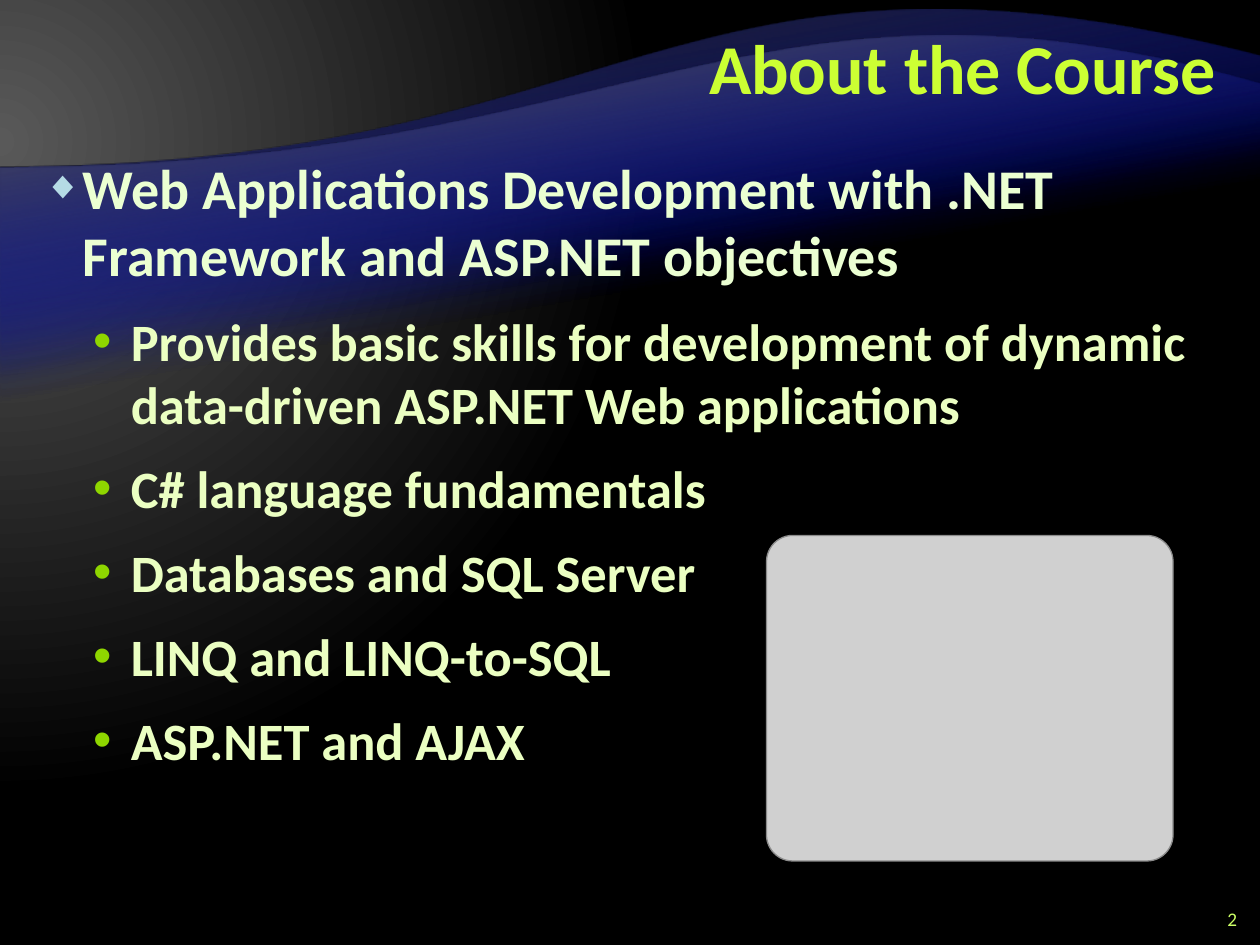
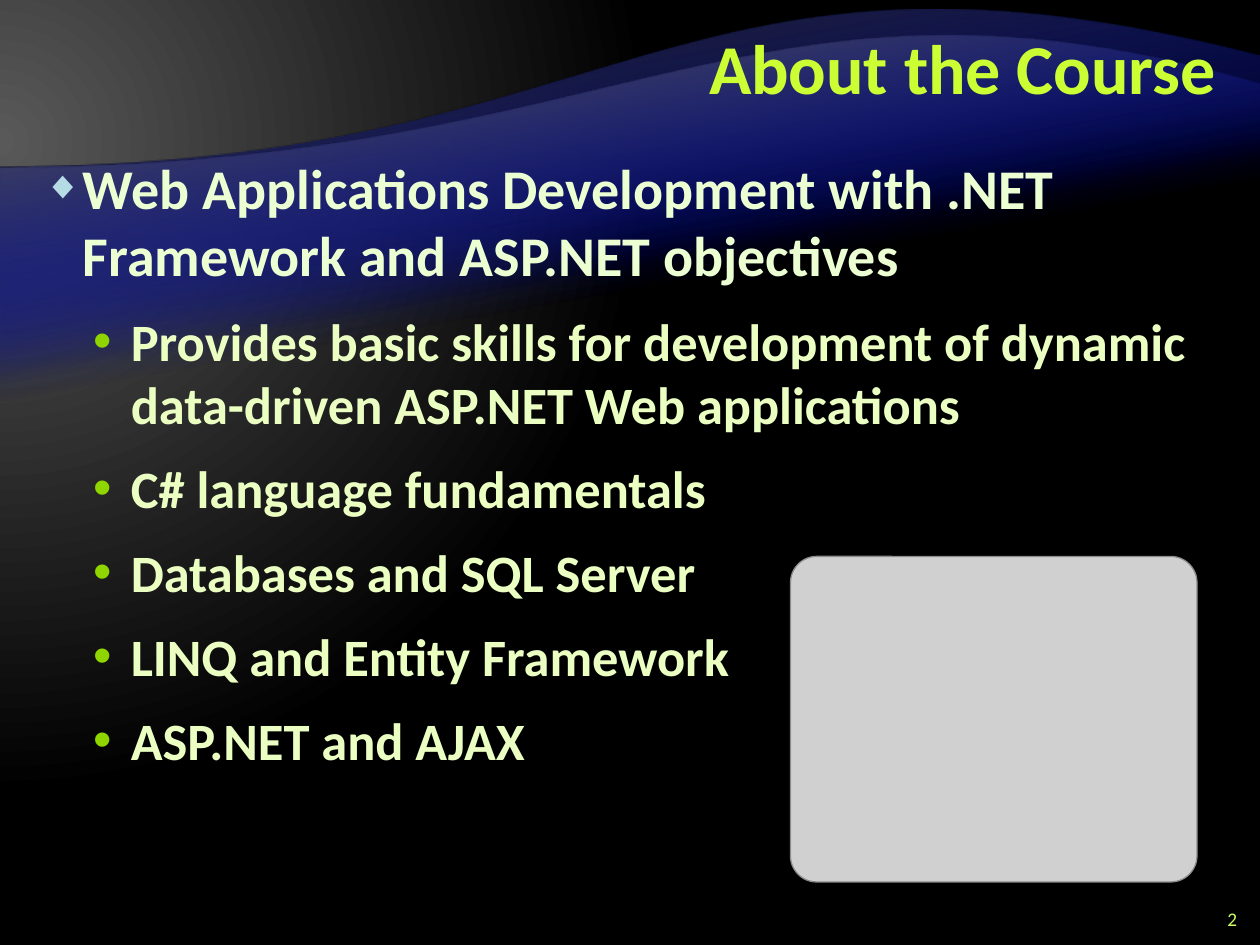
Before and after one commit to Graveheart/aspnetcourse, a slide deck: slide 2 of 2010/lectures/0. Course Introduction.pptx. Drawn at 1260x945 pixels with LibreOffice and Linux fonts; fonts in the diff are those of the drawing; grey boxes stand for pictures; background and template pictures are left out. Boxes give left, top, right and bottom in pixels: in the first picture for what was removed or moved away, otherwise in the second. Text is boxed around its words. In the diff, an @@ line names an element or a change of style, - is before the commit and + after.

```diff
--- a/2010/lectures/0. Course Introduction.pptx
+++ b/2010/lectures/0. Course Introduction.pptx
@@ picture: place and size @@
-picture at box(766, 536, 1173, 861)
+picture at box(790, 557, 1197, 882)
@@ text at box(131, 639, 729, 685): text changed @@
-  • LINQ and LINQ-to-SQL
+  • LINQ and Entity Framework
```
Also in this commit, not shown: 3 other slides changed.
